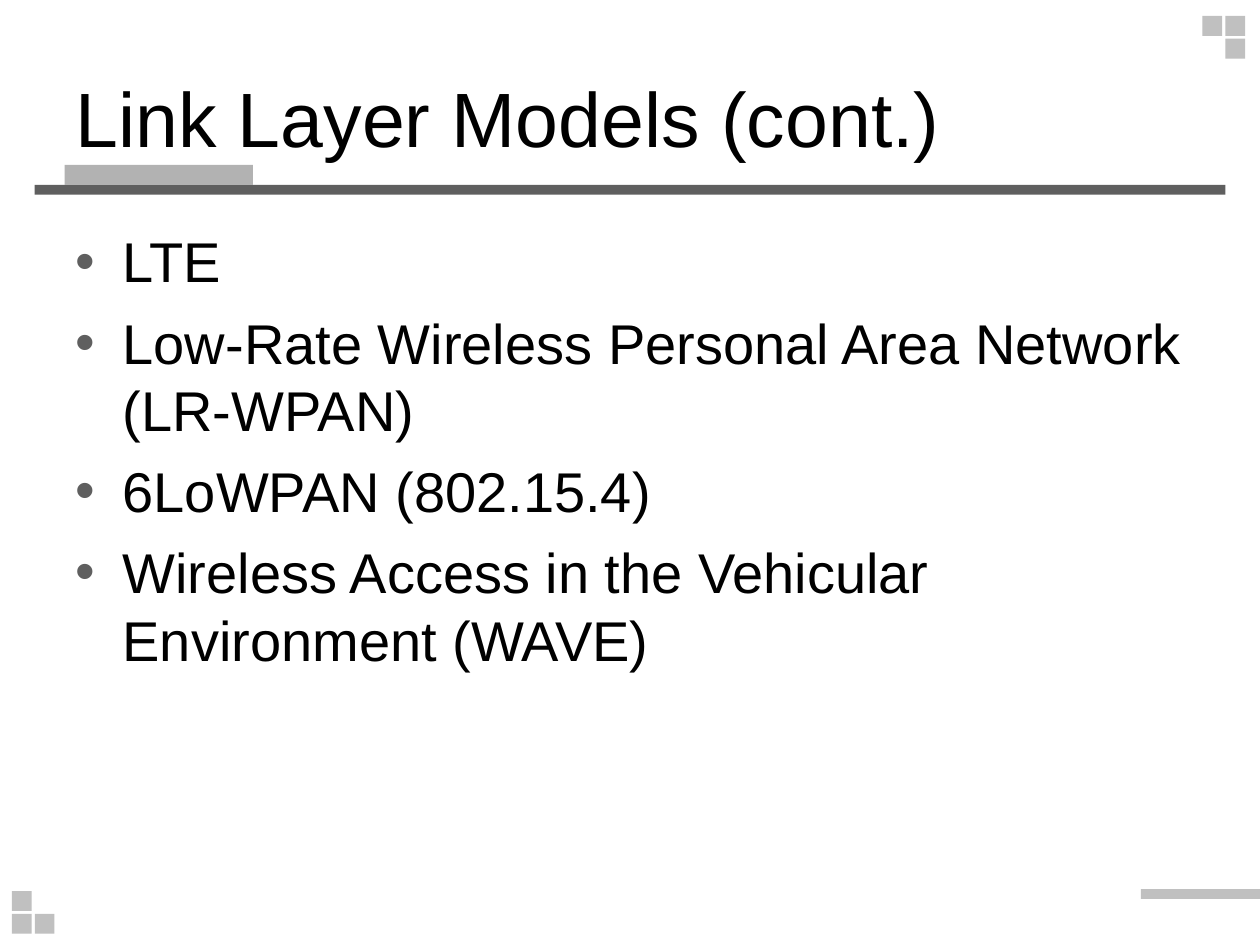
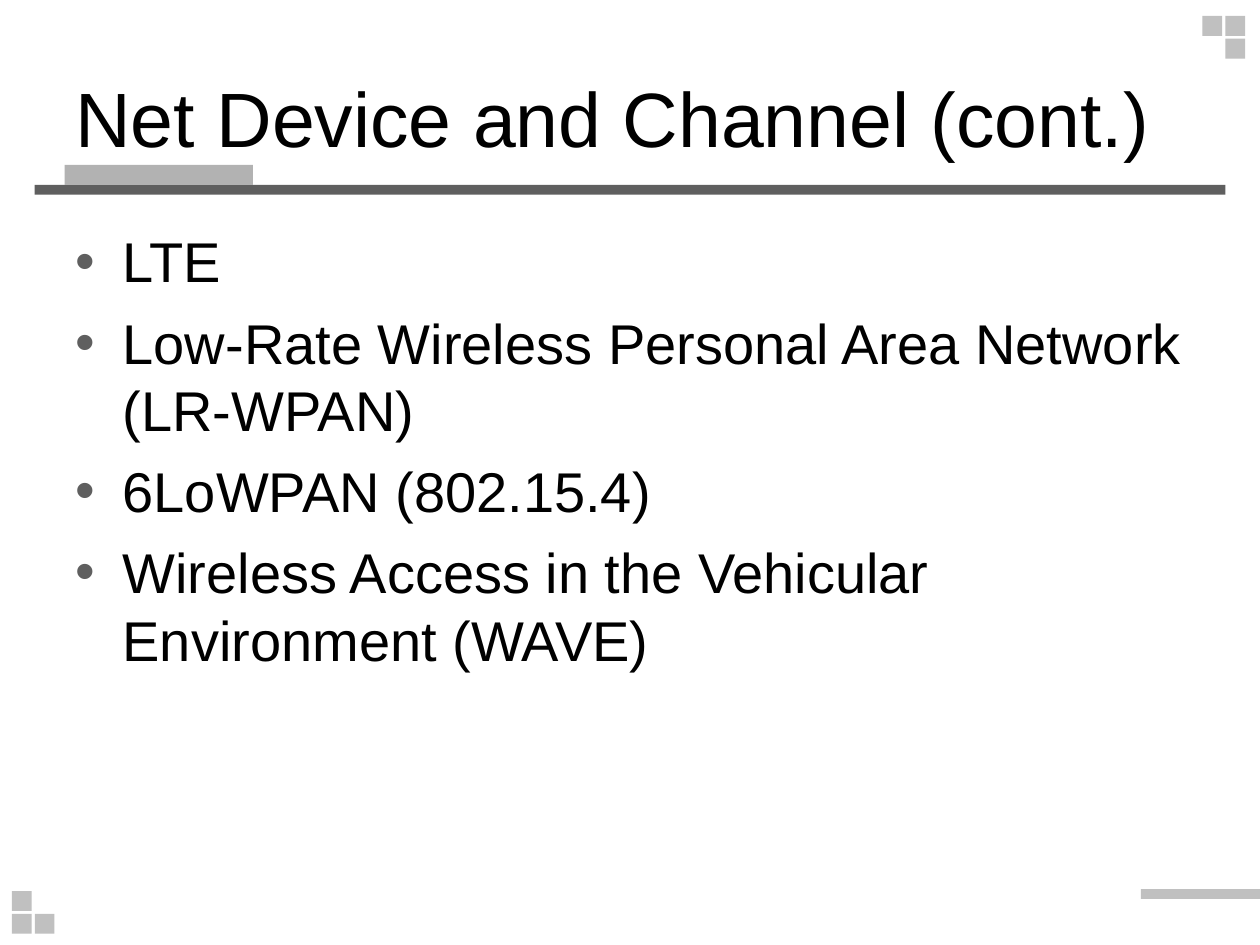
Before and after one commit to wlshiu/my_note, a slide deck: slide 9 of note_vg/ns3_intro.ppt (slide 8 before the commit). Drawn at 1260x945 pixels with LibreOffice and Linux fonts; fonts in the diff are those of the drawing. Boxes give left, top, right and bottom in pixels: in the first picture for what was removed or moved away, otherwise in the second. Text is boxed around its words. In the diff, an @@ line names an element or a change of style, - is before the commit and + after.

Commit message:
update

```diff
--- a/note_vg/ns3_intro.ppt
+++ b/note_vg/ns3_intro.ppt
@@ title at [75,91,1149,162]: text changed @@
-Link Layer Models (cont.)
+Net Device and Channel (cont.)
```
Also in this commit, not shown: 2 other slides changed, 3 slides added, 2 slides removed.
